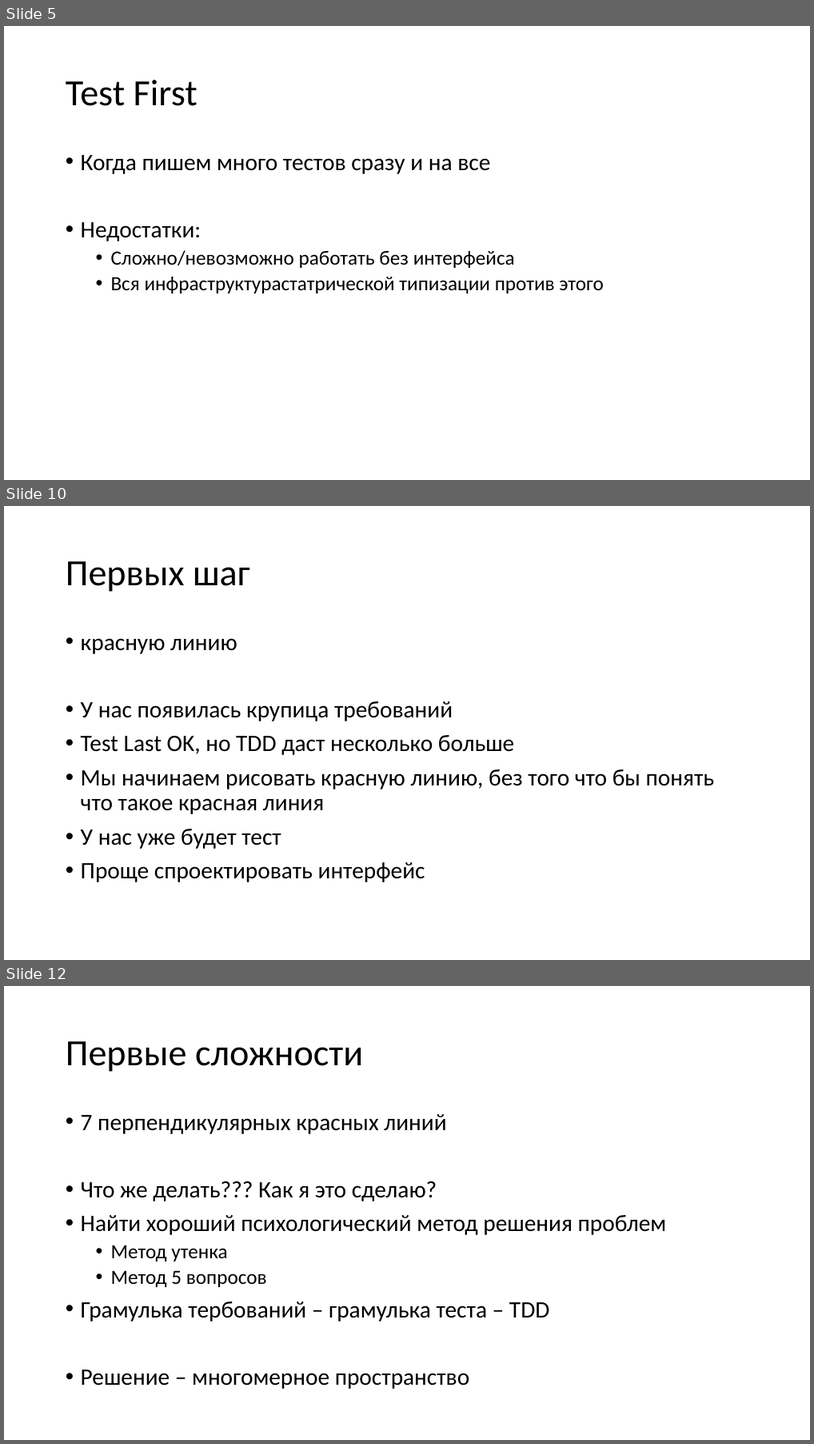
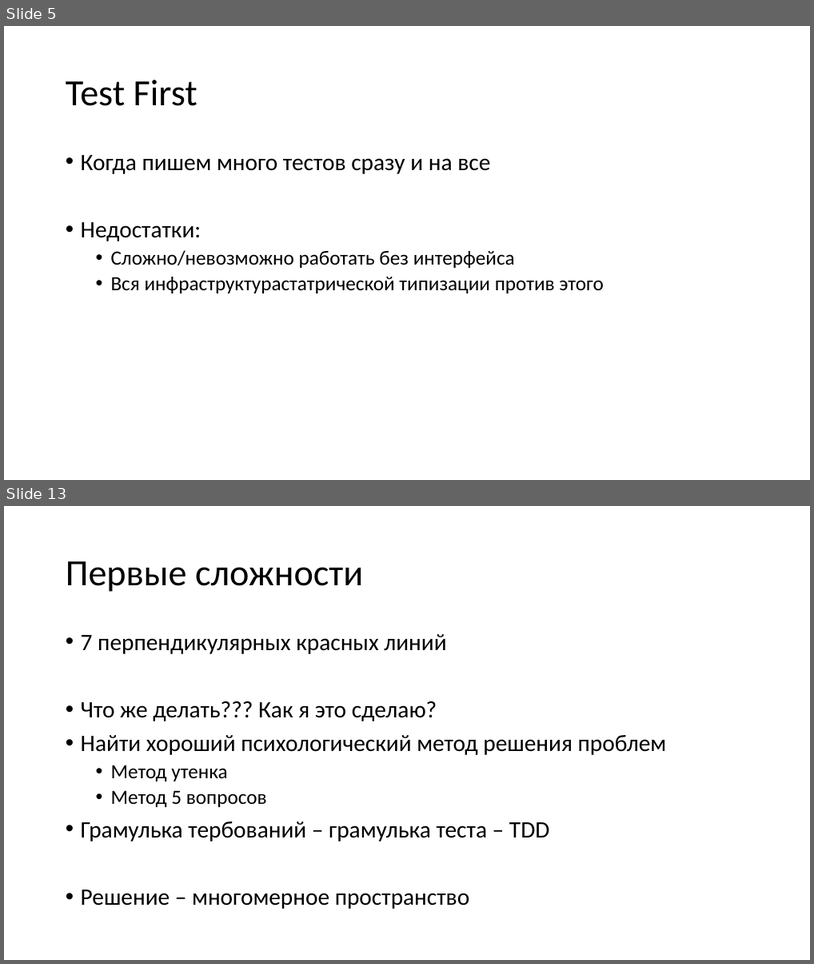
Before and after one commit to kugushev/presentations, a slide deck: Presentation.pptx. Shown one above the other, each under a label of ours: slides 5, 10 and 12 before the commit, slides 5 and 13 after it; the slides between them are not shown. The pictures are 814x1444 and 814x964 pixels, drawn with LibreOffice and Linux fonts; fonts in the diff are those of the drawing. Boxes give left, top, right and bottom in pixels: in the first picture for what was removed or moved away, otherwise in the second. Text is boxed around its words. In the diff, an @@ line names an element or a change of style, - is before the commit and + after.

```diff
--- a/Presentation.pptx
+++ b/Presentation.pptx
@@ slide 10 removed at box(4, 506, 810, 960), background #FFFFFF @@
@@ title removed at box(66, 561, 250, 592) @@
-Первых шаг
@@ text removed at box(81, 638, 715, 882) @@
-• красную линию
-• У нас появилась крупица требований
-• Test Last OK, но TDD даст несколько больше
-• Мы начинаем рисовать красную линию, без того что бы понять что такое красная линия
-• У нас уже будет тест
-• Проще спроектировать интерфейс
@@ what was slide 12 is now slide 13 @@
```
Also in this commit, not shown: 3 slides changed, 6 slides added, 4 other slides removed, 14 other files.
